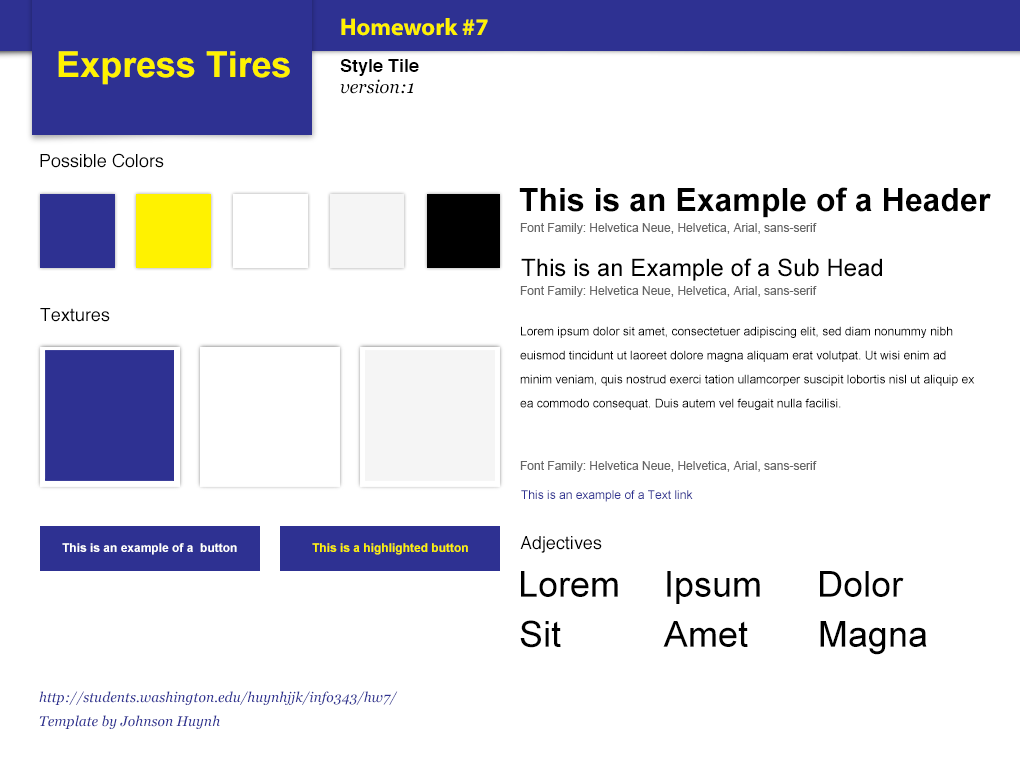
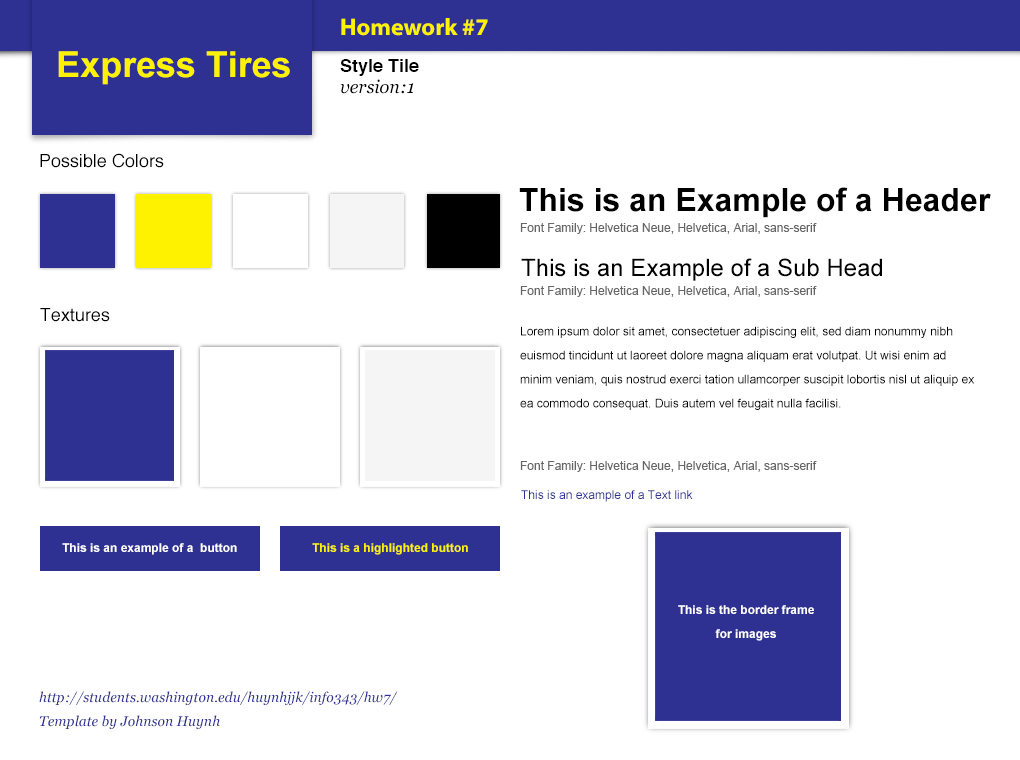
Comparing the layer stacks of the two 1020 × 760 images. Changes:
removed group "Designers Notes & adjectives" (7 layers) over 520, 536, 927, 655
removed layer "Adjectives" from group "Designers Notes & adjectives" over 520, 536, 602, 553
removed layer "Magna" from group "Designers Notes & adjectives" over 820, 621, 927, 655
removed layer "Ipsum" from group "Designers Notes & adjectives" over 667, 571, 760, 604
removed layer "Amet" from group "Designers Notes & adjectives" over 663, 621, 748, 647
removed layer "Sit" from group "Designers Notes & adjectives" over 520, 620, 561, 648
removed layer "Dolor" from group "Designers Notes & adjectives" over 820, 571, 904, 597
removed layer "Lorem" from group "Designers Notes & adjectives" over 521, 571, 618, 597
added group "Image" with 6 layers in group "Buttons" over 520, 522, 927, 733
added layer "This is the border frame for images" in group "Image" over 678, 605, 814, 641
added group "Pattern copy 5" (1st of 2, in "Buttons" › "Image") with 1 layers in group "Image" over 520, 522, 927, 733
added layer "Put pattern here! copy 5" (1st of 2, in "Buttons" › "Image" › "Pattern copy 5") in group "Pattern copy 5" over 520, 522, 927, 733
added group "background of pattern( don't touch) copy 5" (1st of 2, in "Buttons" › "Image") with 2 layers in group "Image" over 643, 522, 856, 733
added layer "Layer 6 copy 11" (1st of 2, in "Buttons" › "Image" › "background of pattern( don't touch) copy 5") in group "background of pattern( don't touch) copy 5" over 651, 532, 849, 729
added layer "Layer 6 copy 10" (1st of 2, in "Buttons" › "Image" › "background of pattern( don't touch) copy 5") (68%) in group "background of pattern( don't touch) copy 5" over 643, 522, 856, 733
